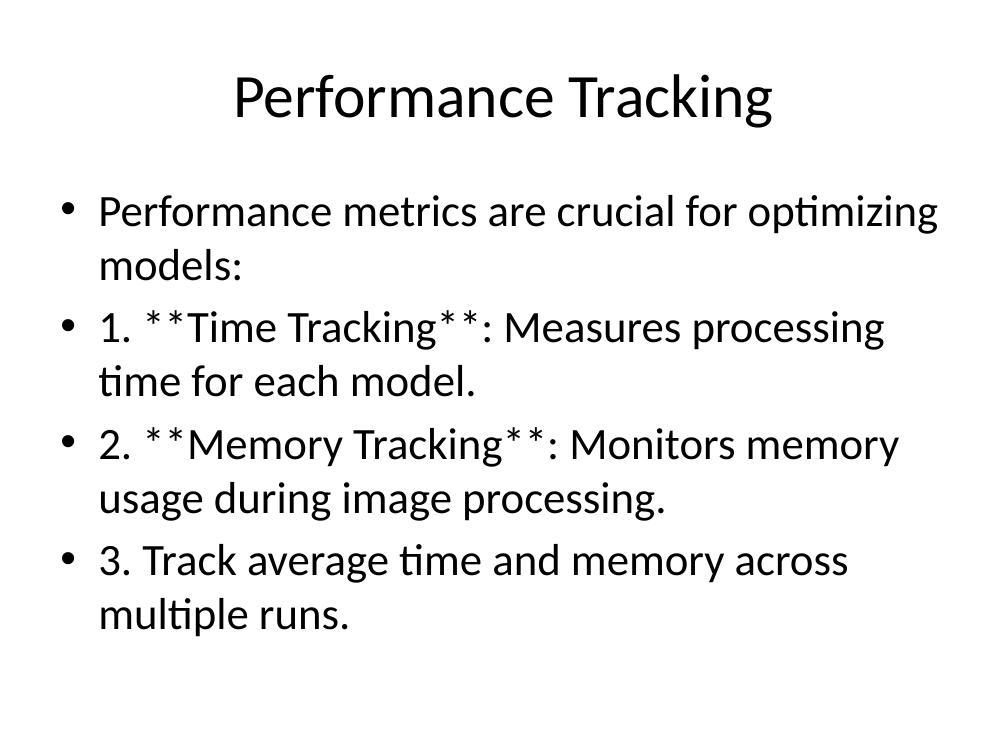
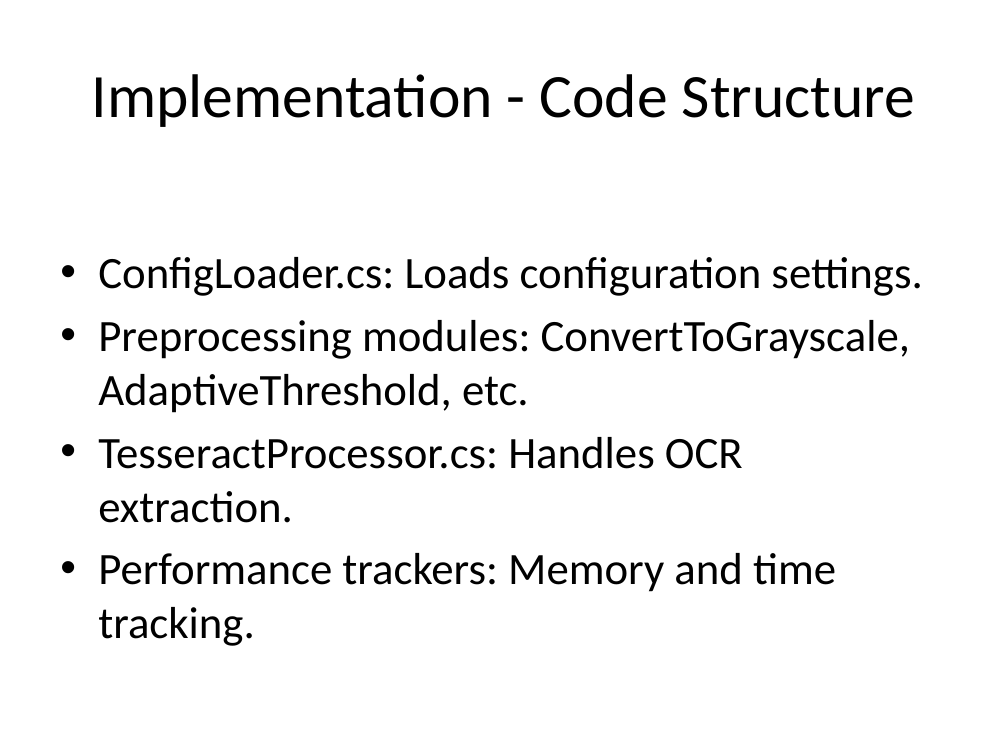
Before and after one commit to Taibaz-Pathan/ocr-techtitans, a slide deck: slide 6 of Documentation/OCR_TechTitans.pptx (slide 7 before the commit). Drawn at 1008x756 pixels with LibreOffice and Linux fonts; fonts in the diff are those of the drawing. Boxes give left, top, right and bottom in pixels: in the first picture for what was removed or moved away, otherwise in the second. Text is boxed around its words. In the diff, an @@ line names an element or a change of style, - is before the commit and + after.

```diff
--- a/Documentation/OCR_TechTitans.pptx
+++ b/Documentation/OCR_TechTitans.pptx
@@ title at (92,74,915,127): text changed @@
-Performance Tracking
+Implementation - Code Structure
@@ text at (98,257,922,646): text changed @@
-• Performance metrics are crucial for optimizing models:
-• 1. **Time Tracking**: Measures processing time for each model.
-• 2. **Memory Tracking**: Monitors memory usage during image processing.
-• 3. Track average time and memory across multiple runs.
+• ConfigLoader.cs: Loads configuration settings.
+• Preprocessing modules: ConvertToGrayscale, AdaptiveThreshold, etc.
+• TesseractProcessor.cs: Handles OCR extraction.
+• Performance trackers: Memory and time tracking.
```
Also in this commit, not shown: 5 other slides changed, 2 slides added, 5 slides removed, 10 other files.
